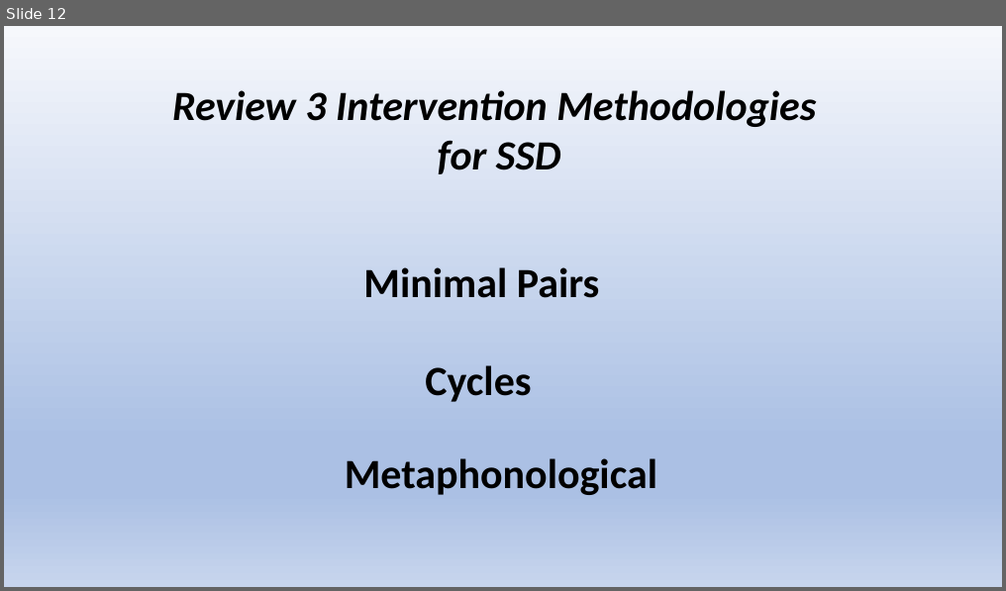
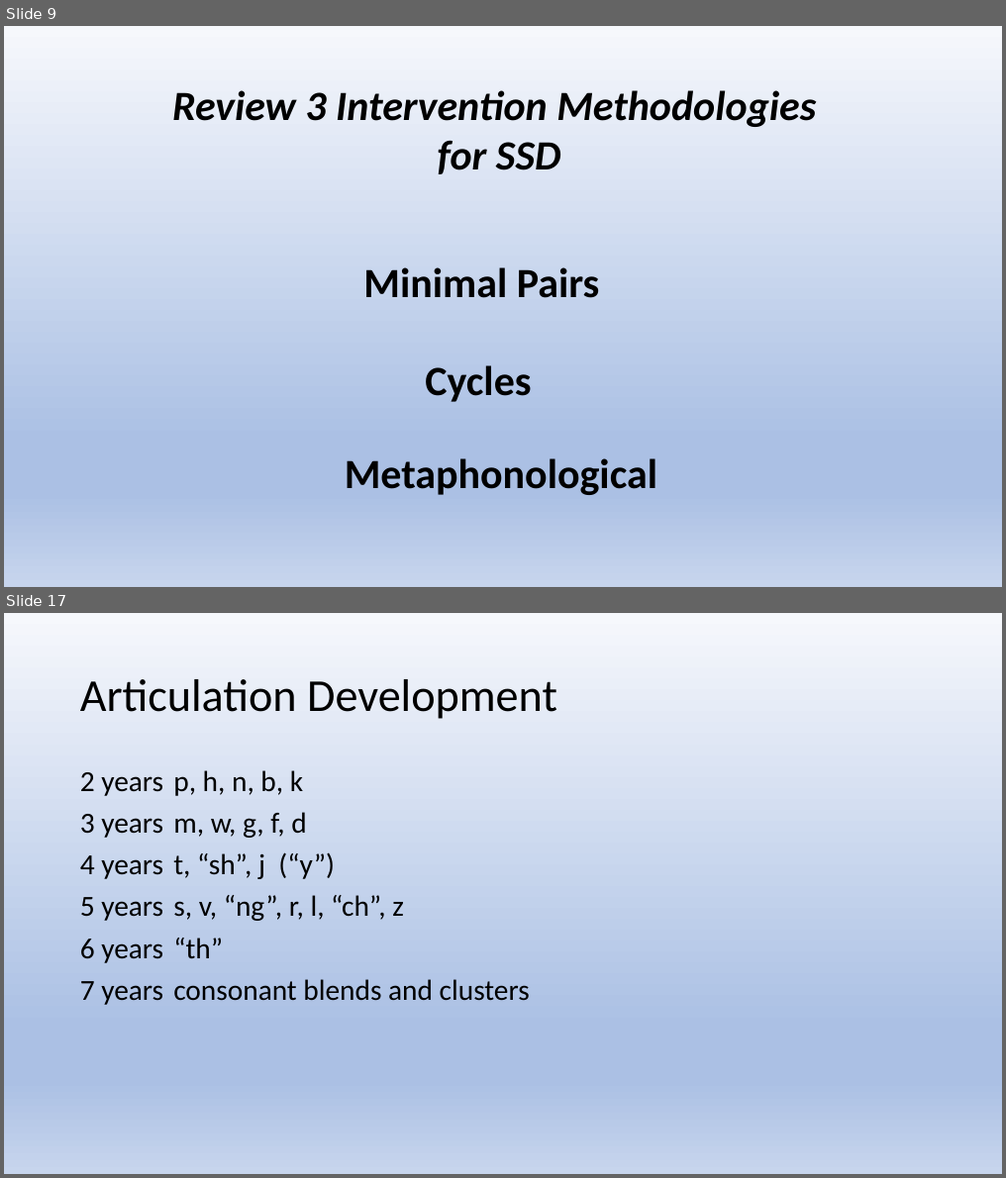
Before and after one commit to Jim-Wright90/cds431_sp22, a slide deck: slides/cds431_week2_1.pptx. Shown one above the other, each under a label of ours: slide 12 before the commit, slides 9 and 17 after it; the slides between them are not shown. The pictures are 1006x591 and 1006x1178 pixels, drawn with LibreOffice and Linux fonts; fonts in the diff are those of the drawing. Boxes give left, top, right and bottom in pixels: in the first picture for what was removed or moved away, otherwise in the second. Text is boxed around its words. In the diff, an @@ line names an element or a change of style, - is before the commit and + after.

```diff
--- a/slides/cds431_week2_1.pptx
+++ b/slides/cds431_week2_1.pptx
@@ slide 17 added at box(4, 613, 1002, 1174), background gradient #F6F8FC to #ABC0E4 to #C7D5ED @@
@@ title added at box(80, 679, 557, 719), 44 pt, text #000000 @@
+Articulation Development
@@ text added at box(80, 770, 530, 1005), 28 pt, text #000000 @@
+2 years p, h, n, b, k
+3 years m, w, g, f, d
+4 years t, “sh”, j (“y”)
+5 years s, v, “ng”, r, l, “ch”, z
+6 years “th”
+7 years consonant blends and clusters
@@ what was slide 12 is now slide 9 @@
```
Also in this commit, not shown: 25 other slides added, 3 slides removed, 3 other files.
